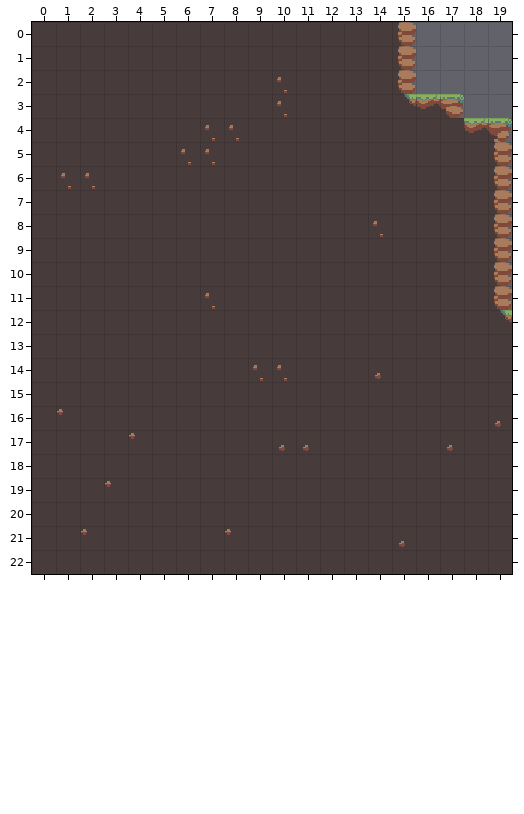
One commit to this Tiled map: Nazdar.Shared/Content/Envs/left_grass.tmx. The picture above was drawn from the file before the commit.
Cells are 16x16 px. Shown: x 0..19, y 0..22.
The result:
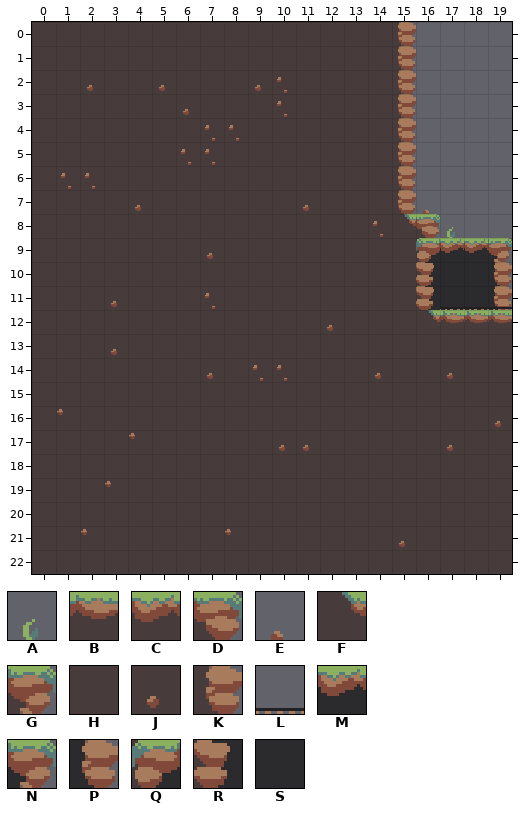
Key: from "tileset": A 5, B 35, C 36, D 37, E 38, F 69, G 70, H 100, J 101, K 102, L 162, M 238, N 239, P 271, Q 300, R 332, S 333.
_ is an empty cell.
Difference:
Layer "background":
y 9: x 16..19 ____ -> QMMN
y 10..11: x 16..19 ____ -> RSSP
Layer "ground":
y 2: x 2 H -> J; x 5 H -> J; x 9 H -> J
y 3: x 6 H -> J; x 15..17 FCD -> K__
y 4: x 15..19 HHHCG -> K____
y 5..6: x 15..19 HHHHK -> K____
y 7: x 4 H -> J; x 11 H -> J; x 15..19 HHHHK -> KE___
y 8: x 15..19 HHHHK -> FDA__
y 9: x 7 H -> J; x 16..19 HHHK -> ____
y 10: x 16..19 HHHK -> ____
y 11: x 3 H -> J; x 16..19 HHHK -> _LLL
y 12: x 12 H -> J; x 16..19 HHHF -> FBBB
y 13: x 3 H -> J
y 14: x 7 H -> J; x 17 H -> J
